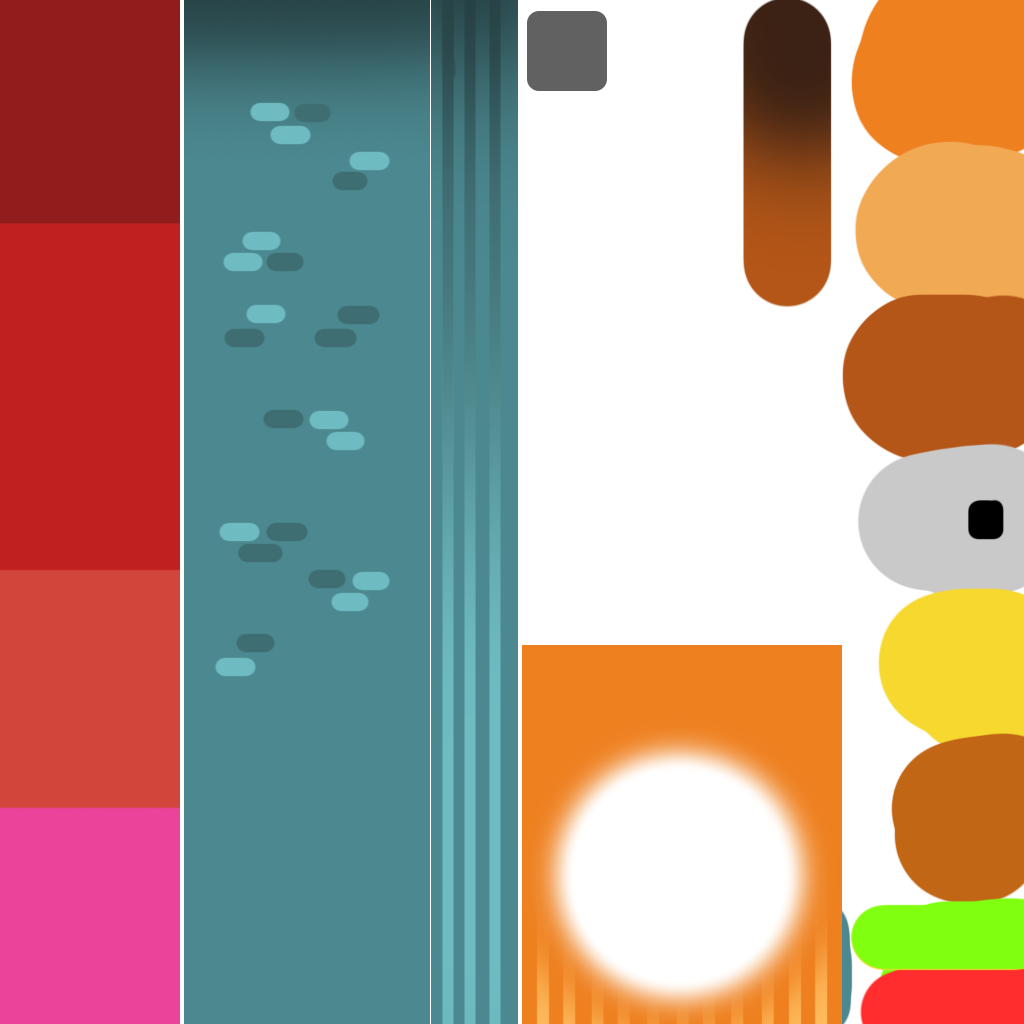
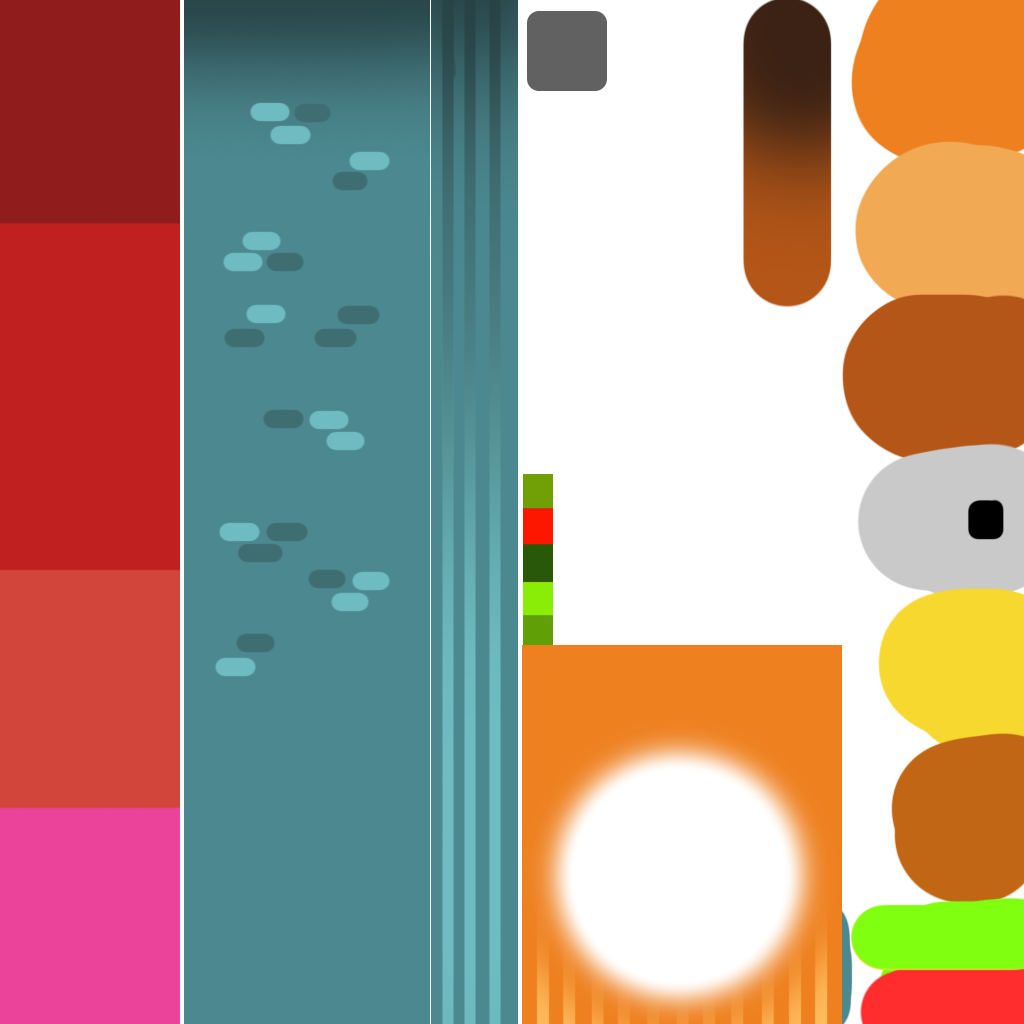
Layers edited between the first and the second (1024, 1024) image:
painted on "Layer 22" over [523, 474, 553, 645]
